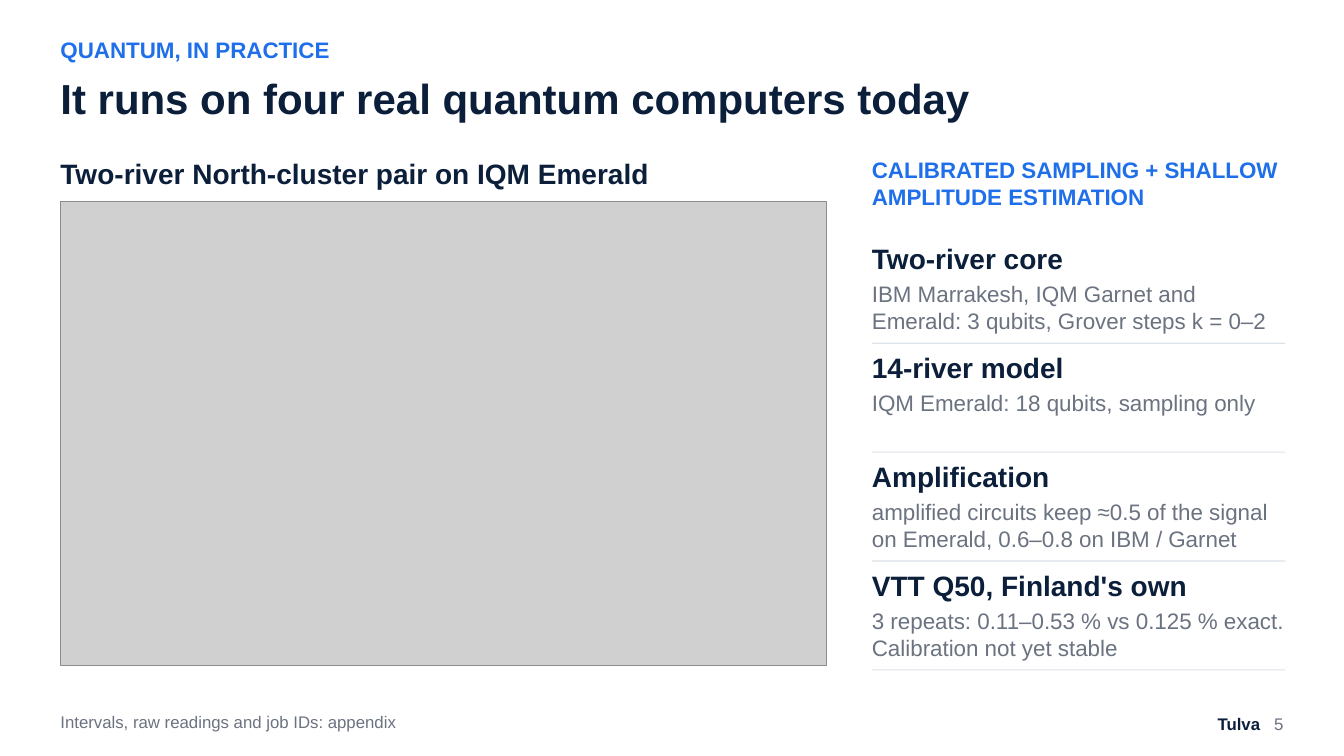
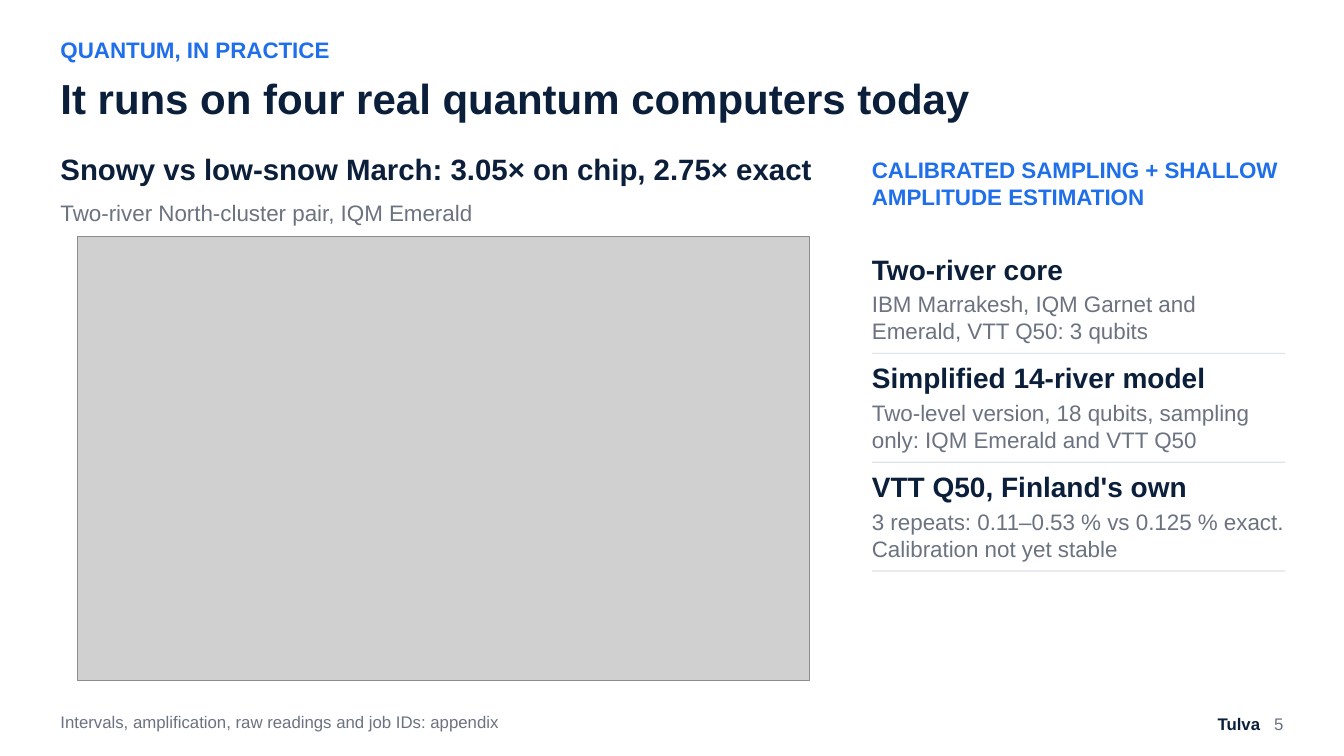
Before and after one commit to Zawaer/tulva, a slide deck: slide 5 of deck/Tulva_QxF2026.pptx. Drawn at 1344x756 pixels with LibreOffice and Linux fonts; fonts in the diff are those of the drawing; grey boxes stand for pictures. Boxes give left, top, right and bottom in pixels: in the first picture for what was removed or moved away, otherwise in the second. Text is boxed around its words. In the diff, an @@ line names an element or a change of style, - is before the commit and + after.

```diff
--- a/deck/Tulva_QxF2026.pptx
+++ b/deck/Tulva_QxF2026.pptx
@@ text added at (x1=60, y1=158, x2=811, y2=186), 21 pt, text #0B1F3A, bold @@
+Snowy vs low-snow March: 3.05× on chip, 2.75× exact
@@ text at (x1=60, y1=205, x2=472, y2=226): text changed; size 20 to 16 pt; text colour #0B1F3A to #6B7280; bold off @@
-Two-river North-cluster pair on IQM Emerald
+Two-river North-cluster pair, IQM Emerald
@@ picture resized from (x1=60, y1=202, x2=827, y2=665) to (x1=78, y1=237, x2=811, y2=681) @@
@@ text at (x1=872, y1=296, x2=1195, y2=344): text changed @@
-IBM Marrakesh, IQM Garnet and Emerald: 3 qubits, Grover steps k = 0–2
+IBM Marrakesh, IQM Garnet and Emerald, VTT Q50: 3 qubits
@@ text at (x1=872, y1=367, x2=1206, y2=394): text changed @@
-14-river model
+Simplified 14-river model
@@ text at (x1=872, y1=405, x2=1249, y2=453): text changed @@
-IQM Emerald: 18 qubits, sampling only
+Two-level version, 18 qubits, sampling only: IQM Emerald and VTT Q50
@@ text "VTT Q50, Finland's own" moved from (x1=872, y1=575, x2=1187, y2=601) to (x1=872, y1=476, x2=1187, y2=502) @@
@@ text removed at (x1=872, y1=466, x2=1049, y2=492) @@
-Amplification
@@ text "3 repeats: 0.11–0.53 % vs ..." moved from (x1=872, y1=613, x2=1284, y2=661) to (x1=872, y1=514, x2=1284, y2=562) @@
@@ text removed at (x1=872, y1=504, x2=1267, y2=550) @@
-amplified circuits keep ≈0.5 of the signal on Emerald, 0.6–0.8 on IBM / Garnet
@@ 3 rectangles, 1 text moved together from (x1=872, y1=248, x2=1286, y2=562) to (x1=872, y1=259, x2=1286, y2=572) @@
@@ rectangle removed at (x1=872, y1=669, x2=1286, y2=670) @@
@@ text at (x1=60, y1=716, x2=498, y2=732): text changed @@
-Intervals, raw readings and job IDs: appendix
+Intervals, amplification, raw readings and job IDs: appendix
```
Also in this commit, not shown: 5 other slides changed, 23 other files.
